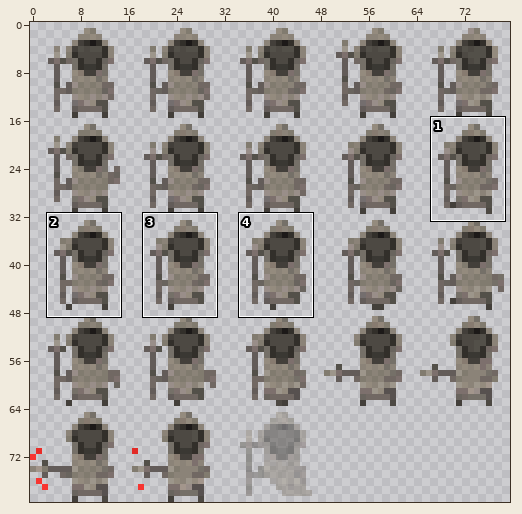
File history of a sprite sheet, thirallan/npcs/art/zargoroth_haven/tomkin.png. The picture above shows the old version from afar; the outline marks the close-up.
Close-up. First the earlier version:
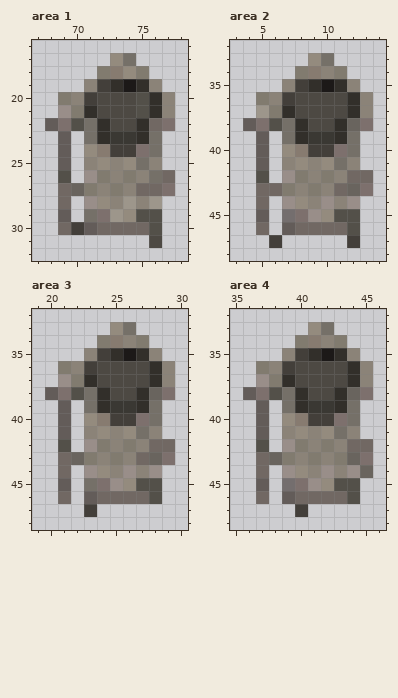
The file is 80x80 pixels. Colours within 5 levels of each other are drawn and written as one. Shown: area 1: x 67..78, y 16..32; area 2: x 3..14, y 32..48; area 3: x 19..30, y 32..48; area 4: x 35..46, y 32..48. The commit also changed other parts of the picture, which this record leaves out.
New version:
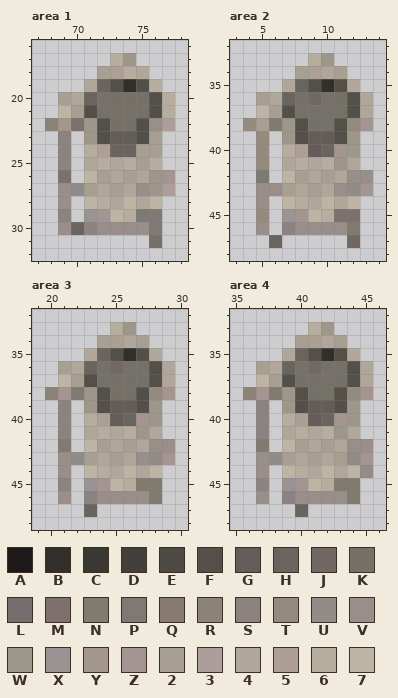
Palette (. is transparent): A #1c1918  B #322f2a  C #3a3833  D #433f3a  E #4d4943  F #535049  G #635c59  H #69645e  J #716863  K #757068  L #746e6e  M #7d706d  N #817b6f  P #7f7975  Q #877b70  R #8b8378  S #8c8380  T #948b7e  U #928c89  V #998e89  W #9d968b  X #9a9393  Y #a3968c  Z #a59592  2 #a69f92  3 #ad9e9b  4 #b0a79a  5 #ad9f93  6 #b7ad9e  7 #beb4a4
Difference:
--- area 1
@@ x 67..78 @@
 16 ............
-17 ......TK....
-18 .....NQTN...
-19 ....RDBABR..
-20 ..NRDEEEFBR.
-21 ..VNBEEEFBR.
-22 .GMFKBEEBJM.
-23 ..G.KBCCBK..
-24 ..G.TQDDMK..
-25 ..G.RTRTKR..
-26 ..F.VNRNRKJ.
-27 ..JHNRNRJJM.
-28 ..J.VTRWRW..
-29 ..G.KMWTFF..
-30 ..JDGJJJJF..
-31 .........E..
+17 ......6W....
+18 .....2564...
+19 ....4HFBF6..
+20 ..24HKKKKF6.
+21 ..72FKKKKF6.
+22 .RYMWFKKFV3.
+23 ..S.WFGGF2..
+24 ..S.65HH22..
+25 ..S.464626..
+26 ..M.72424WZ.
+27 ..VU2424VW3.
+28 ..V.764747..
+29 ..S.XZ76PP..
+30 ..VHSVVVVP..
+31 .........K..
 32 ............
--- area 2
@@ x 3..14 @@
 32 ............
-33 ......TK....
-34 .....NQRN...
-35 ....RDBABR..
-36 ..NRDEEEEBR.
-37 ..WNBEEEEBR.
-38 .GMFKBEEBHM.
-39 ..G.KBCCBK..
-40 ..G.TQDDMK..
-41 ..G.RTRTKR..
-42 ..F.VNRNRJJ.
-43 ..JJNRNRJHM.
-44 ..J.VTRVRV..
-45 ..G.LMVTFF..
-46 ..J.GJJJJF..
-47 ...D.....D..
+33 ......6W....
+34 .....2542...
+35 ....4HFBF4..
+36 ..24HKJKKF4.
+37 ..72FKKKKF4.
+38 .T2NWFKKFTZ.
+39 ..T.WFGGFW..
+40 ..T.65GHZW..
+41 ..T.4646W4..
+42 ..P.72424VV.
+43 ..VV2424VUZ.
+44 ..V.764747..
+45 ..T.XZ76MM..
+46 ..V.SVVVVN..
+47 ...H.....J..
 48 ............
--- area 3
@@ x 19..30 @@
 32 ............
-33 ......TK....
-34 .....NQRN...
-35 ....RDBABR..
-36 ..NRDEEEEBR.
-37 ..VNBEEEEBR.
-38 .GMFKBEEBHM.
-39 ..G.KBCCBK..
-40 ..G.TQDDMK..
-41 ..G.RTRTKR..
-42 ..F.VNRNRJJ.
-43 ..JHNRNRJHM.
-44 ..J.VTRVRV..
-45 ..G.KMVTFF..
-46 ..J.GJJJJF..
-47 ....D.......
+33 ......6W....
+34 .....2542...
+35 ....4HFBF4..
+36 ..24HKJKKF4.
+37 ..72FKKKKF4.
+38 .RZNWFKKFTZ.
+39 ..S.WFGGFW..
+40 ..S.65GHZW..
+41 ..S.4646W4..
+42 ..N.72424VV.
+43 ..VU2424VUZ.
+44 ..V.764747..
+45 ..S.XZ76NN..
+46 ..V.SVVVVN..
+47 ....H.......
 48 ............
--- area 4
@@ x 35..46 @@
 32 ............
-33 ......TK....
-34 .....NQRN...
-35 ....RDBABR..
-36 ..NRDEEEEBR.
-37 ..VNBEEEEBR.
-38 .GMFKBEEBHM.
-39 ..G.KBCCBK..
-40 ..G.TQDDMK..
-41 ..G.RTRTKR..
-42 ..F.VNRNRJJ.
-43 ..JHNRNRNHM.
-44 ..J.VTRVRVH.
-45 ..G.LMVTFF..
-46 ..J.GJJJJF..
-47 .....D......
+33 ......6W....
+34 .....2542...
+35 ....4HFBF4..
+36 ..24HKJKKF4.
+37 ..72FKKKKF4.
+38 .RZNWFKKFTZ.
+39 ..S.WFGGFW..
+40 ..S.65GHZW..
+41 ..S.4646W4..
+42 ..N.72424VV.
+43 ..VU24242UZ.
+44 ..V.764747U.
+45 ..S.XZ76NN..
+46 ..V.SVVVVN..
+47 .....H......
 48 ............
Boxes around the changes in both close-ups, in picture pixels (x1, y1, x2, y2):
changed: (45, 53, 175, 248)
changed: (243, 53, 373, 248)
changed: (45, 322, 175, 517)
changed: (243, 322, 373, 517)
